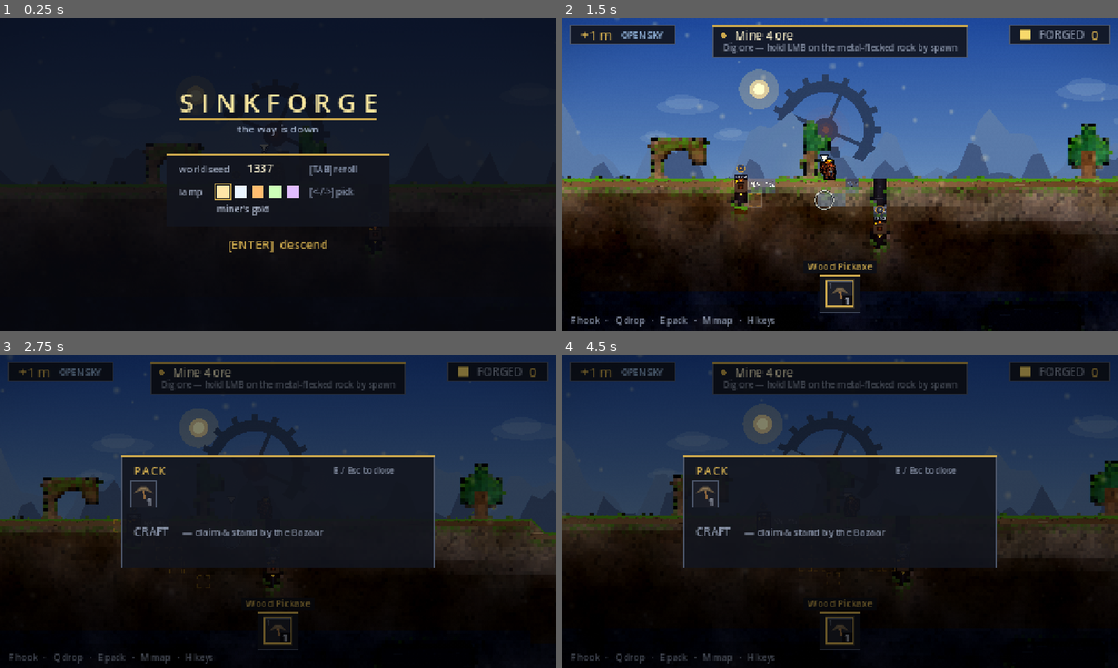
Above: before the commit, frames 1-4 (two rows, left to right).
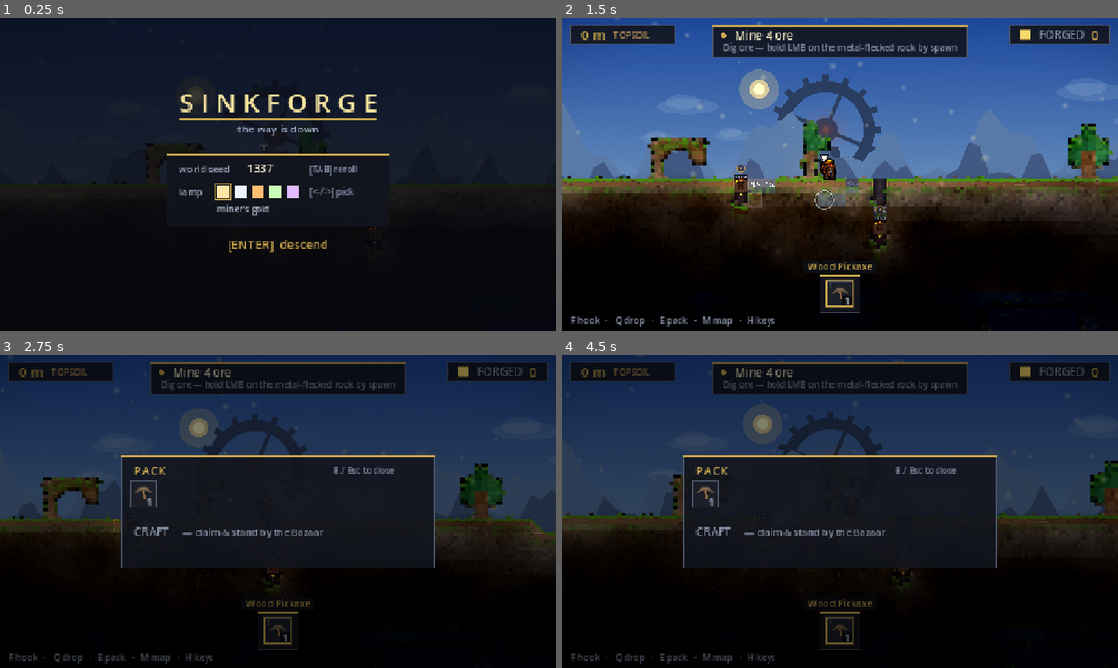
Above: after the commit, the same moments.

Repository: teohondascully/sinkforge
Game: Godot game, scene res://scenes/main.tscn
The game is run twice, just before and just after one commit, with the same random seed, the same clock (stepped at 60 frames per second) and the same inputs.
Inputs (mouse positions are in pixels of both pictures, inside the frame that each line leads up to):
- Up to frame 1 (0.25 s): no input
- Up to frame 2 (1.5 s): tap Enter at 0.5 s; move the mouse to (962, 158) at 0.52 s; hold D (sf_right) 0.53-1.25 s; right-click (962, 158) at 0.6 s; click (962, 158) at 0.67 s; tap Space (sf_jump) at 0.77, 1.07 s; drag from (728, 190) to (812, 237) at 1.27 s
- Up to frame 3 (2.75 s): move the mouse to (333, 442) at 2.02 s; hold D (sf_right) from 2.03 s (still down); tap E (sf_craft) at 2.1 s
- Up to frame 4 (4.5 s): release D (sf_right) at 2.75 s; drag from (812, 574) to (673, 464) at 2.77 s; move the mouse to (1006, 558) at 3.52 s; hold A (sf_left) 3.53-4.25 s; tap Mouse wheel up (sf_cycle_prev) at 3.6 s; tap Space (sf_jump) at 3.77, 4.07 s; drag from (673, 464) to (756, 433) at 4.27 s

The runs differ from the first frame. In frame 2, 7.9% of the frame differs, in the area x 0-100%, y 4-93%; in frame 3, 0.9%; in frame 4, 0.7%.

Commit message:
feat(render): MASS OCCLUDES — light does not travel through stone
The oldest complaint about this game is that it reads two-dimensional, and the
renderer had every depth cue you would want for it: a recessed back-wall plane,
cast shadows on that plane, carved edges, a hue shift between the planes. All of
them were arguing with the lighting, because the veil's light level was a pure
function of ROW. A cell in open air and a cell in the middle of a hundred tonnes
of rock at the same depth got exactly the same light.

Measured on a 13x7 torch-lit chamber: the back wall printed at luma 0.142
against 0.117 for the surrounding stone. A 1.2x separation. No eye reads that as
SPACE, and nothing painted on the foreground plane could have fixed it.

Openness is now a field — 1 in air, 0 in rock — smoothed with a separable box
blur so light bleeds a couple of cells INTO the mass from any opening instead of
stopping at a hard line, and solid cells are dimmed by how buried they are. Open
cells are never touched and the lamp still cuts straight through, so "bring your
own light" is untouched. Four linear passes over 7.7k cells in a bake that
already ran on terrain change; check_dig_hitch holds at 1s.

The same chamber now measures 0.182 against 0.052 — 3.5x. It is a room.

Two things fell out of it. WALL_RECESS goes 0.52 -> 0.32: half the wall's value
was being spent proving it was not the rock in front of it, which separated the
planes at the cost of the room's back wall being a black rectangle; now the mass
darkens itself and the wall can be a lit surface again. And torches get the
head-lamp's two-cut treatment (a wide soft glow plus a hot core) — one quadratic
pool put a 2-cell disc on the wall and left the rest of a hung chamber black,
which is why lighting a space felt like decorating it rather than claiming it.

The depth readout now reads the FEET, not the body centre — standing on grass it
said "+1 m, OPEN SKY".

check_room_reads (harness layer 30) pins the law off the baked veil rather than
off a screenshot: the contrast, that a rock FACE is not a silhouette, that the
falloff is a gradient and not a cliff, that open cells are never dimmed, and
that the surface still reads as lit ground. 30/30 green.

Diff:
--- a/scenes/main.gd
+++ b/scenes/main.gd
@@ -588,7 +588,9 @@
 			_hints.note_in_water(_player._in_water())   # feed the body's wet state for the AQUIFER edge
 			var pc: Vector2i = _cell_at(_player.position)
 			_hints.note_depth(pc.y - sim.surface_row(pc.x))   # ...and its depth, for the GRAPPLE edge
-			_note_stratum(pc.y)
+			# The FEET, not the body centre: standing on the grass the centre cell is the air above it,
+			# which read as "+1 m, OPEN SKY" while the miner was plainly stood on the ground.
+			_note_stratum(_cell_at(_player.position + Vector2(0.0, Player.HEIGHT * 0.5 + 2.0)).y)
 		_hints.refresh(delta)
 	# Push the cursor + its computed affordances to the view (it can't derive reach/placeable itself).
 	_renderer.set_aim(_aim, _can_reach(_aim), _placeable_here(_aim), _selected_machine_def(), _selected_build_material())
--- a/scenes/world_renderer.gd
+++ b/scenes/world_renderer.gd
@@ -1404,11 +1404,18 @@
 ## where this wall meets solid takes a soft inward shadow, deepest under a ceiling because the world's
 ## key light comes from above (#A1). That cast is what turns "a hole" into "a room" — it is the same
 ## cue Terraria leans on, and it costs four neighbour lookups in a pass that only runs on a dig.
-## Measured, not guessed: with a 13x7 chamber dug and two torches hung in it, the room's back wall and
-## the solid rock around it printed close enough in value that THE ROOM WAS INVISIBLE — you could not
-## tell carved space from mass. A back plane has to lose a decisive amount of light, because it is
-## further from every source and shadowed by the rock in front of it; half is not too much.
-const WALL_RECESS: float = 0.52      ## how far the back plane sits behind the front one, in value
+## Measured, not guessed, twice. The first measurement — a 13x7 chamber with two torches in it — found
+## the back wall and the surrounding rock printing at luma 0.142 vs 0.117, so THE ROOM WAS INVISIBLE:
+## you could not tell carved space from mass. The response was to spend half the wall's value proving it
+## was not the rock in front of it, which separated the planes and cost the room its back wall — a lit
+## chamber whose middle was a black rectangle.
+##
+## The real culprit was upstream (see MASS_SHADE): the veil gave buried rock and open space identical
+## light, so no amount of grading here could win. Now the mass darkens itself and the same chamber
+## measures 0.182 against 0.052 — a 3.5x separation instead of 1.2x — which buys the wall its value
+## back. It is a lit rock surface again, and the recess is carried by the cast shadows above, by hue,
+## and by the lighting model finally agreeing with all of it.
+const WALL_RECESS: float = 0.32      ## how far the back plane sits behind the front one, in value
 const WALL_COOL := Color(0.16, 0.19, 0.30)   ## the cool it drifts toward (distance desaturates)
 const WALL_AO_UNDER: float = 0.62    ## cast shadow on the wall under a solid ceiling — the deepest
 const WALL_AO_SIDE: float = 0.34     ## …beside a solid wall
@@ -2098,11 +2105,38 @@
 ## OWN colour darkened, purely so the hue survived the blend; a multiply preserves hue for free. The
 ## whole per-cell shadow-colour bake, its dirty flag, and its per-dig patch pass are gone with it, and
 ## a dig no longer touches this texture's colours at all.
+## MASS OCCLUDES (#S6) — the last reason a dug room did not read as a room.
+##
+## The veil's light level was a pure function of ROW: every cell at a given depth got the same light,
+## whether it was open air or the middle of a hundred tonnes of rock. So a 13x7 chamber cut into the
+## deep printed at the same value as the mass around it — measured, the room's back wall came out at
+## luma 0.148 against 0.127 for the surrounding stone, a sixteen-percent difference no eye reads as
+## SPACE. Every other depth cue in the renderer (the recessed wall plane, its cast shadows, the carved
+## edges, the second-plane hue shift) was fighting a lighting model that flatly contradicted it.
+##
+## Light does not travel through stone. Openness is measured as a field — 1 in air, 0 in rock — and
+## smoothed with a separable box blur, so light bleeds a couple of cells INTO the mass from any opening
+## instead of stopping at a hard line. Solid cells are then dimmed by how buried they are: a rock face
+## on the edge of a chamber keeps nearly all its light, and rock with nothing but rock around it loses
+## MASS_SHADE of it. Open cells are never touched — the veil's own row-based level already describes
+## them, and the lamp still cuts straight through all of it, so shining a light on buried rock reveals
+## it exactly as before.
+##
+## Cost: the field is floats in flat arrays, not Dictionary probes, and the blur is separable, so the
+## whole term is four linear passes over 7.7k cells inside a bake that already ran on terrain change.
+## check_dig_hitch holds.
+const MASS_SHADE: float = 0.46       ## light a fully-buried cell loses vs. one at an opening
+const MASS_REACH: int = 2            ## cells light bleeds into the mass (the blur radius)
+var _open_field: PackedFloat32Array = PackedFloat32Array()
+var _open_blur: PackedFloat32Array = PackedFloat32Array()
+
+
 func _bake_veil_base() -> void:
 	var cols: int = FactorySim.GRID_COLS
 	var rows: int = FactorySim.GRID_ROWS
 	if _veil_base.size() != cols * rows * 4:
 		_veil_base.resize(cols * rows * 4)
+	_bake_openness(cols, rows)
 	# Above its column's surface the light level depends on the ROW alone — table it once per bake
 	# instead of a function call per cell (the bake's dominant cost at 7.7k cells).
 	var sky_rgb: PackedInt32Array = PackedInt32Array()
@@ -2136,10 +2170,50 @@
 				r = int(lerpf(float(sky_rgb[row * 3]), float(amb_r), t))
 				g = int(lerpf(float(sky_rgb[row * 3 + 1]), float(amb_g), t))
 				b = int(lerpf(float(sky_rgb[row * 3 + 2]), float(amb_b), t))
-			_veil_base[i] = r
-			_veil_base[i + 1] = g
-			_veil_base[i + 2] = b
+			var lit: float = _open_blur[row * cols + col]
+			_veil_base[i] = int(float(r) * lit)
+			_veil_base[i + 1] = int(float(g) * lit)
+			_veil_base[i + 2] = int(float(b) * lit)
 			_veil_base[i + 3] = 255
+
+
+## Build the per-cell "how much light can reach in here" multiplier used by _bake_veil_base. Four linear
+## passes: solidity, a horizontal blur, a vertical blur, then the multiplier. The blur is what makes an
+## opening bleed light into the rock around it rather than ending at a hard black line — without it the
+## row under a flat surface would drop straight to buried-dark and the ground would read as a painted
+## band rather than as earth you are looking into the top of.
+func _bake_openness(cols: int, rows: int) -> void:
+	var n: int = cols * rows
+	if _open_field.size() != n:
+		_open_field.resize(n)
+		_open_blur.resize(n)
+	var solid: Dictionary = sim.solid
+	for row: int in range(rows):
+		var base: int = row * cols
+		for col: int in range(cols):
+			_open_field[base + col] = 0.0 if solid.has(Vector2i(col, row)) else 1.0
+	var span: float = float(MASS_REACH * 2 + 1)
+	for row: int in range(rows):                    # horizontal box blur, clamped at the world edges
+		var base: int = row * cols
+		for col: int in range(cols):
+			var acc: float = 0.0
+			for d: int in range(-MASS_REACH, MASS_REACH + 1):
+				acc += _open_field[base + clampi(col + d, 0, cols - 1)]
+			_open_blur[base + col] = acc / span
+	for col: int in range(cols):                    # ...then vertical, back into the source buffer
+		for row: int in range(rows):
+			var acc: float = 0.0
+			for d: int in range(-MASS_REACH, MASS_REACH + 1):
+				acc += _open_blur[clampi(row + d, 0, rows - 1) * cols + col]
+			_open_field[row * cols + col] = acc / span
+	# Open cells keep their full row-based light; solid ones are dimmed by how buried they are. The
+	# blurred openness is already 0..1, and a cell touching air lands high enough in it that a rock FACE
+	# — the thing you actually look at when you look at a wall — barely dims at all.
+	for row: int in range(rows):
+		for col: int in range(cols):
+			var i: int = row * cols + col
+			_open_blur[i] = 1.0 if not solid.has(Vector2i(col, row)) \
+				else lerpf(1.0 - MASS_SHADE, 1.0, clampf(_open_field[i] * 2.2, 0.0, 1.0))
 
 
 ## Darkness (0 = full light, AMBIENT_DARK = the deep's gloom) → the multiplier the veil applies there.
@@ -2223,6 +2297,11 @@
 	for cell: Variant in sim.torch:
 		var tpos: Vector2 = _cell_center(cell as Vector2i)
 		if cull.has_point(tpos):
+			# Two cuts, same shape as the head-lamp: a wide soft glow that makes the ROOM habitable and
+			# a hot core at the flame. One quadratic pool alone put a 2-cell bright disc on the wall and
+			# left the rest of a hung chamber black — which is not what a torch in a room looks like, and
+			# it is the reason lighting a space felt like decorating it rather than claiming it.
+			_veil_cut(bytes, tpos, 7.6, 0.52, _light_tint(TORCH_LIGHT))
 			_veil_cut(bytes, tpos, 4.4, 0.94, _light_tint(TORCH_LIGHT))
 	for cell: Variant in sim.conduit:
 		var cpos: Vector2 = _cell_center(cell as Vector2i)
--- /dev/null
+++ b/tools/check_room_reads.gd
@@ -0,0 +1,128 @@
+extends SceneTree
+
+## DOES A DUG ROOM READ AS A ROOM? — the lighting law behind the game's oldest complaint, pinned.
+##
+## The renderer had every depth cue you would want (a recessed back-wall plane, cast shadows on it,
+## carved edges, a hue shift between the planes) sitting on top of a veil that gave BURIED ROCK AND OPEN
+## SPACE THE SAME LIGHT, because the light level was a pure function of row. Measured on a 13x7 chamber
+## with two torches in it, the back wall printed at luma 0.142 against 0.117 for the surrounding stone —
+## a 1.2x separation, which no eye reads as space. Every cue above it was arguing with the lighting.
+##
+## MASS_SHADE fixed it upstream: light does not travel through stone, so a cell buried in rock is dimmer
+## than one at an opening, smoothly, over MASS_REACH cells. That single change is what makes a carved
+## chamber visible AS a chamber, so it is the thing most worth defending against a future re-grade.
+##
+## Asserted here, straight off the baked veil rather than off a screenshot:
+##   1. an open chamber is decisively brighter than the mass around it (the whole point)
+##   2. rock at the chamber's EDGE keeps most of its light — a face you are looking at is not a void
+##   3. it is a GRADIENT, not a cliff: brightness falls monotonically from the opening into the mass
+##   4. open cells are never dimmed — the deep's own ambient still describes them, unchanged
+##   5. the surface still reads: ground under open sky is far brighter than ground a few rows down
+
+const SCENE: String = "res://scenes/main.tscn"
+const ROOM_W: int = 13
+const ROOM_H: int = 7
+## How much brighter open space must be than deep mass IN THE VEIL. The veil term alone can never
+## exceed 1/(1 - MASS_SHADE) = 1.85x by construction, so this floor sits just under it — what the eye
+## finally receives is larger again (3.5x, measured off a torch-lit capture) because the back-wall
+## plane has its own paint on top of this. The guard is against the term being weakened, not a claim
+## about the finished picture.
+const CONTRAST_FLOOR: float = 1.7
+const MASS_STEPS: int = 4            ## how far into the rock the gradient is walked
+
+var _main: MainView
+var _frames: int = 0
+var _fails: int = 0
+
+
+func _initialize() -> void:
+	Engine.max_fps = 60
+	MainView.dev_start = true
+	_main = (load(SCENE) as PackedScene).instantiate()
+	get_root().add_child(_main)
+	print("== does a dug room read as a room ==")
+	process_frame.connect(_on_frame)
+
+
+func _check(cond: bool, label: String) -> void:
+	if cond:
+		print("  PASS: %s" % label)
+	else:
+		_fails += 1
+		printerr("  FAIL: %s" % label)
+
+
+func _on_frame() -> void:
+	_frames += 1
+	if _frames < 4:
+		return
+	process_frame.disconnect(_on_frame)
+	_run()
+	if _fails == 0:
+		print("check_room_reads: PASS")
+		quit(0)
+	else:
+		print("check_room_reads: FAIL (%d)" % _fails)
+		quit(1)
+
+
+func _run() -> void:
+	var sim: FactorySim = _main.sim
+	var r: WorldRenderer = _main._renderer
+	# Cut a chamber deep enough that no skylight reaches it, in a column with plenty of rock either side,
+	# then re-bake. sim.mine (not try_mine) — reach is a gameplay rule and this is a lighting fixture.
+	var cx: int = FactorySim.GRID_COLS / 2
+	var cy: int = 44
+	for dy: int in range(ROOM_H):
+		for dx: int in range(ROOM_W):
+			sim.mine(Vector2i(cx - ROOM_W / 2 + dx, cy + dy))
+	r._bake_veil_base()
+
+	# 1. THE POINT. An open cell in the middle of the chamber against solid rock well away from it.
+	var room: float = _light(r, cx, cy + ROOM_H / 2)
+	var mass: float = _light(r, cx, cy + ROOM_H + 6)
+	_check(room >= mass * CONTRAST_FLOOR,
+		"open chamber reads %.2fx brighter than buried mass (%.0f vs %.0f)" % [room / mass, room, mass])
+
+	# 2. THE FACE. The first rock cell under the chamber floor is the surface you are looking AT; if the
+	#    occlusion crushed it, every wall in the game would be a silhouette instead of a lit rock face.
+	var face: float = _light(r, cx, cy + ROOM_H)
+	_check(face >= room * 0.70,
+		"the chamber's own rock face keeps %.0f%% of the open light" % [face / room * 100.0])
+
+	# 3. A GRADIENT, NOT A CLIFF. Walking the same column down from the floor into the mass, light must
+	#    fall every step and never jump back up — a hard edge would print as a painted black band.
+	var prev: float = face
+	var monotone: bool = true
+	var steps: Array[String] = []
+	for d: int in range(1, MASS_STEPS + 1):
+		var here: float = _light(r, cx, cy + ROOM_H + d)
+		steps.append("%.0f" % here)
+		if here > prev + 0.5:
+			monotone = false
+		prev = here
+	_check(monotone, "light falls smoothly into the mass (%.0f -> %s)" % [face, " -> ".join(steps)])
+	_check(prev < face, "...and is genuinely darker %d cells in (%.0f -> %.0f)"
+		% [MASS_STEPS, face, prev])
+
+	# 4. OPEN CELLS ARE UNTOUCHED. Two open cells at the same row — one in the chamber, one in a shaft
+	#    dug beside it — must read identically: openness only ever dims ROCK.
+	for dy: int in range(ROOM_H):
+		sim.mine(Vector2i(cx + 20, cy + dy))
+	r._bake_veil_base()
+	var other: float = _light(r, cx + 20, cy + ROOM_H / 2)
+	_check(absf(other - room) <= 1.0,
+		"open cells are never dimmed by the mass term (%.0f vs %.0f)" % [other, room])
+
+	# 5. THE SURFACE STILL READS. Ground right under open sky must stay far brighter than ground a few
+	#    rows into the earth, or the opening frame turns into a black band under the grass.
+	var surf: int = sim.surface_row(cx)
+	var top: float = _light(r, cx, surf)
+	var under: float = _light(r, cx, surf + 6)
+	_check(top > under * 1.5, "the surface still reads as lit ground (%.0f vs %.0f six rows down)"
+		% [top, under])
+
+
+## The baked veil's red channel at a cell — the light level the multiply layer will apply there.
+func _light(r: WorldRenderer, col: int, row: int) -> float:
+	return float(r._veil_base[(row * FactorySim.GRID_COLS + col) * 4])
Not shown, changed: tools/run_harness.sh
